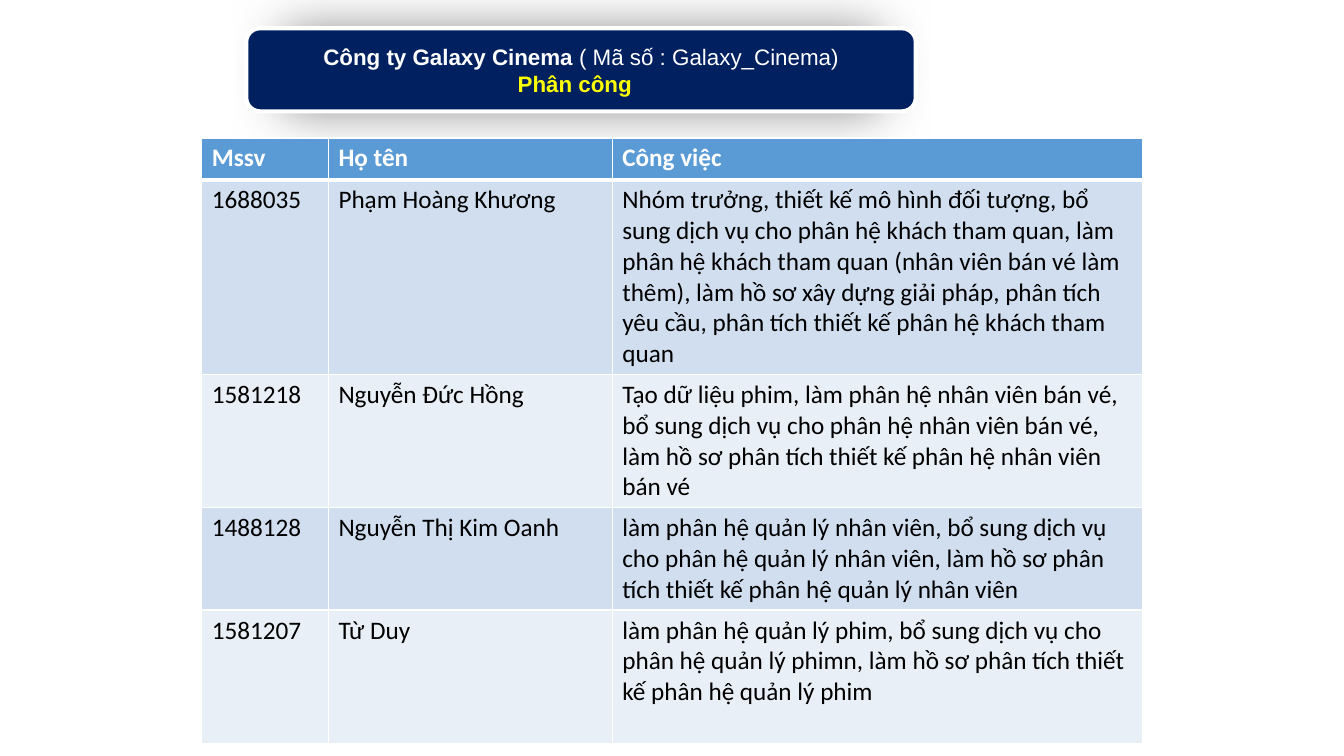
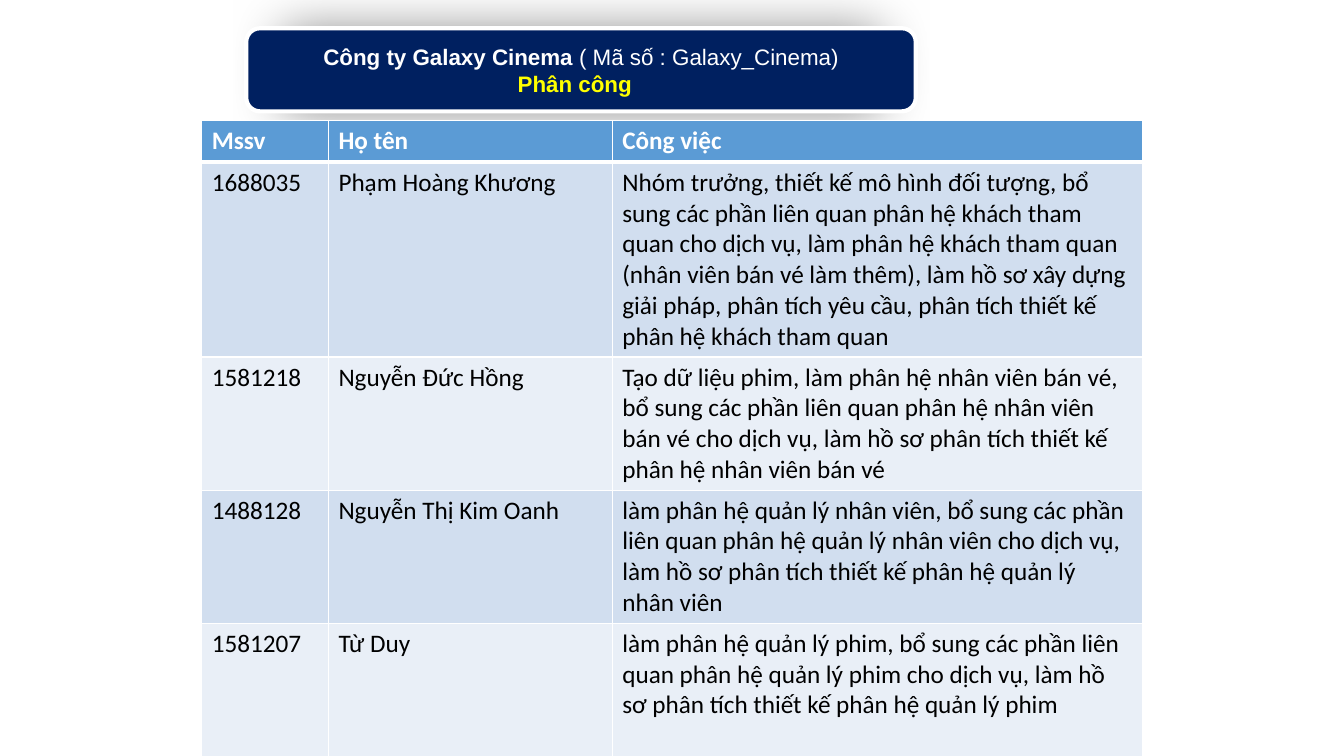
Before and after one commit to phkhuong/pttkpm_doan, a slide deck: slide 1 of Ho_so_PTTKPM/Phan_cong_Do_an.pptx. Drawn at 1344x756 pixels with LibreOffice and Linux fonts; fonts in the diff are those of the drawing. Boxes give left, top, right and bottom in pixels: in the first picture for what was removed or moved away, otherwise in the second. Text is boxed around its words. In the diff, an @@ line names an element or a change of style, - is before the commit and + after.

Commit message:
Update phân công

```diff
--- a/Ho_so_PTTKPM/Phan_cong_Do_an.pptx
+++ b/Ho_so_PTTKPM/Phan_cong_Do_an.pptx
@@ table at bbox=[202, 120, 1143, 722] @@
-row 2, column 3: Nhóm trưởng, thiết kế mô hình đối tượng, bổ sung dịch vụ cho phân hệ khách tham quan, làm phân hệ khách tham quan (nhân viên bán vé làm thêm), làm hồ sơ xây dựng giải pháp, phân tích yêu cầu, phân tích thiết kế phân hệ khách tham quan
+row 2, column 3: Nhóm trưởng, thiết kế mô hình đối tượng, bổ sung các phần liên quan phân hệ khách tham quan cho dịch vụ, làm phân hệ khách tham quan (nhân viên bán vé làm thêm), làm hồ sơ xây dựng giải pháp, phân tích yêu cầu, phân tích thiết kế phân hệ khách tham quan
-row 3, column 3: Tạo dữ liệu phim, làm phân hệ nhân viên bán vé, bổ sung dịch vụ cho phân hệ nhân viên bán vé, làm hồ sơ phân tích thiết kế phân hệ nhân viên bán vé
+row 3, column 3: Tạo dữ liệu phim, làm phân hệ nhân viên bán vé, bổ sung các phần liên quan phân hệ nhân viên bán vé cho dịch vụ, làm hồ sơ phân tích thiết kế phân hệ nhân viên bán vé
-row 4, column 3: làm phân hệ quản lý nhân viên, bổ sung dịch vụ cho phân hệ quản lý nhân viên, làm hồ sơ phân tích thiết kế phân hệ quản lý nhân viên
+row 4, column 3: làm phân hệ quản lý nhân viên, bổ sung các phần liên quan phân hệ quản lý nhân viên cho dịch vụ, làm hồ sơ phân tích thiết kế phân hệ quản lý nhân viên
-row 5, column 3: làm phân hệ quản lý phim, bổ sung dịch vụ cho phân hệ quản lý phimn, làm hồ sơ phân tích thiết kế phân hệ quản lý phim
+row 5, column 3: làm phân hệ quản lý phim, bổ sung các phần liên quan phân hệ quản lý phim cho dịch vụ, làm hồ sơ phân tích thiết kế phân hệ quản lý phim
@@ table: place and size @@
-table at bbox=[202, 138, 1143, 709]
+table at bbox=[202, 120, 1143, 722]
```
